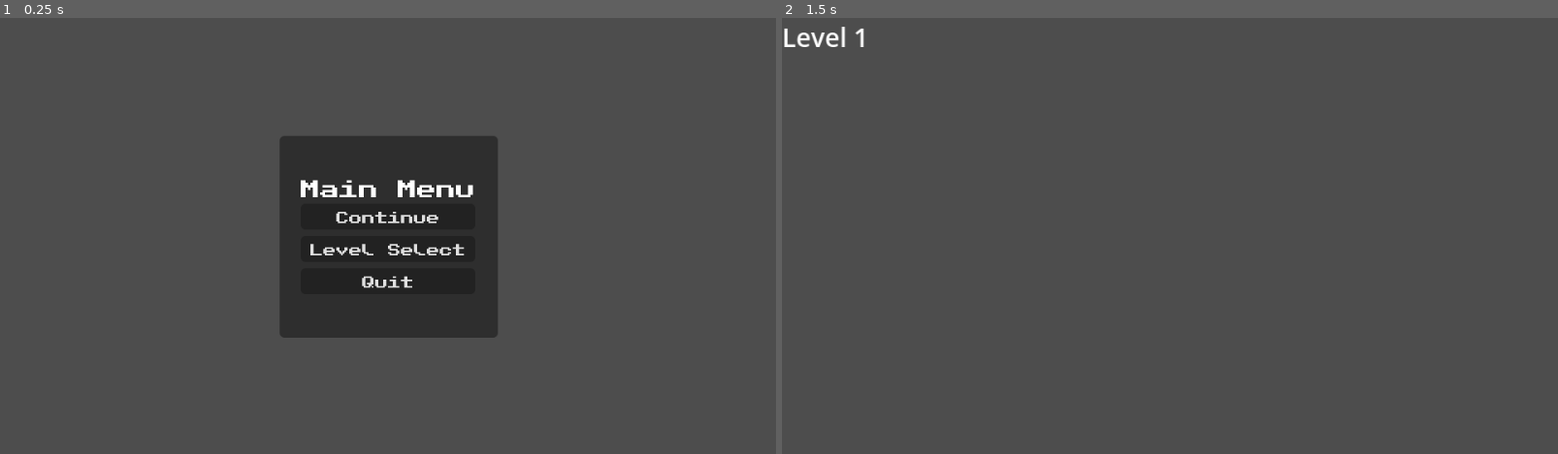
Above: before the commit, frames 1-2 (left to right).
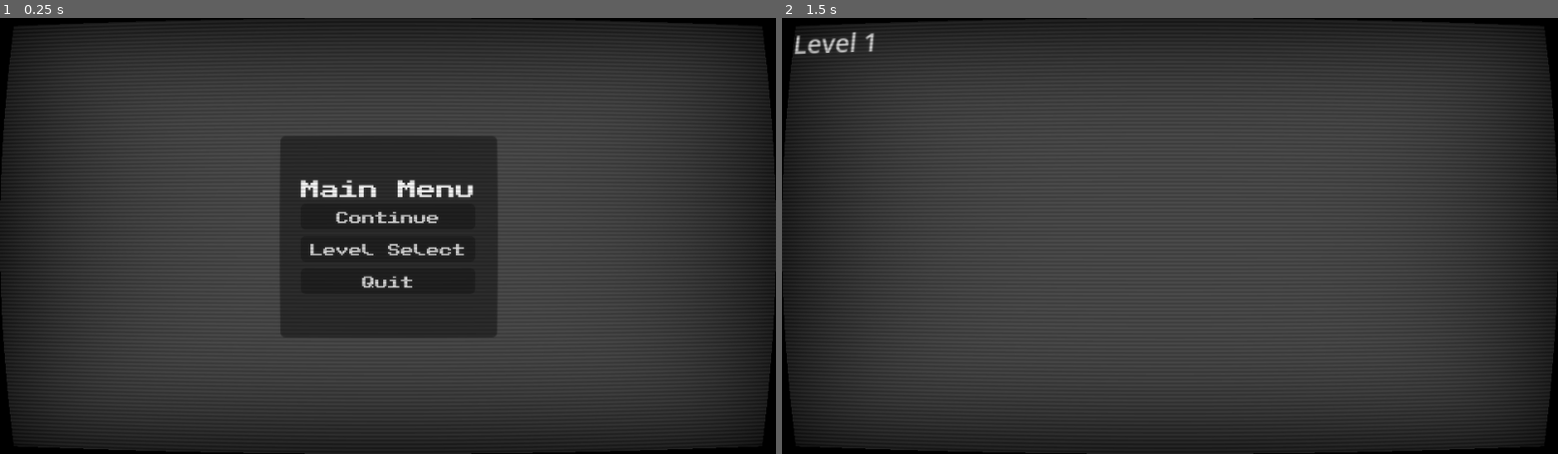
Above: after the commit, the same moments.

Repository: callumrann/gmtk-jam
Game: Godot game, scene res://scenes/main.tscn
Two runs of this game, one before a commit and one after it. Both use one fixed random seed, a clock stepped at 60 frames per second and the inputs below.
Inputs (mouse positions are in pixels of both pictures, inside the frame that each line leads up to):
- Up to frame 1 (0.25 s): no input
- Up to frame 2 (1.5 s): click "Continue" at 0.5 s; tap Enter at 1.25 s; move the mouse to (1340, 214) at 1.27 s

The runs differ from the first frame. In frame 1, 41% of the frame differs, in the area x 0-100%, y 0-100%; in frame 2, 41%.

Commit message:
feat: add crt effect

Diff:
--- /dev/null
+++ b/assets/shaders/crt.gdshader
@@ -0,0 +1,20 @@
+shader_type canvas_item;
+render_mode unshaded, skip_vertex_transform;
+
+const float curvature = 5.0;
+const float vignette_multiplier = 0.5;
+
+uniform sampler2D screen_texture: hint_screen_texture, filter_linear_mipmap;
+
+void fragment() {
+	vec2 centered_uv = SCREEN_UV * 2.0 - 1.0;
+	vec2 uv_offset = centered_uv.yx / curvature;
+	vec2 warped_uv = centered_uv + centered_uv * uv_offset * uv_offset;
+	vec3 cutoff = vec3(step(abs(warped_uv.x), 1.0) * step(abs(warped_uv.y), 1.0));
+	vec3 scanlines = vec3(sin(2.0 * warped_uv.y * 180.0) * 0.1 + 0.9);
+	vec3 vignette = vec3(length(pow(abs(centered_uv), vec2(4.0)) / 3.0));
+
+	vec3 screen_color = textureLod(screen_texture, (warped_uv + 1.0) / 2.0, 0.2).rgb * cutoff * scanlines;
+	screen_color -= vignette * vignette_multiplier;
+	COLOR = vec4(screen_color, 1.0);
+}
--- a/project.godot
+++ b/project.godot
@@ -39,6 +39,26 @@
 "events": [Object(InputEventKey,"resource_local_to_scene":false,"resource_name":"","device":-1,"window_id":0,"alt_press …(195 unchanged characters)…
 ]
 }
+move_up={
+"deadzone": 0.2,
+"events": [Object(InputEventKey,"resource_local_to_scene":false,"resource_name":"","device":-1,"window_id":0,"alt_pressed":false,"shift_pressed":false,"ctrl_pressed":false,"meta_pressed":false,"pressed":false,"keycode":0,"physical_keycode":87,"key_label":0,"unicode":119,"location":0,"echo":false,"script":null)
+]
+}
+move_down={
+"deadzone": 0.2,
+"events": [Object(InputEventKey,"resource_local_to_scene":false,"resource_name":"","device":-1,"window_id":0,"alt_pressed":false,"shift_pressed":false,"ctrl_pressed":false,"meta_pressed":false,"pressed":false,"keycode":0,"physical_keycode":83,"key_label":0,"unicode":115,"location":0,"echo":false,"script":null)
+]
+}
+move_left={
+"deadzone": 0.2,
+"events": [Object(InputEventKey,"resource_local_to_scene":false,"resource_name":"","device":-1,"window_id":0,"alt_pressed":false,"shift_pressed":false,"ctrl_pressed":false,"meta_pressed":false,"pressed":false,"keycode":0,"physical_keycode":65,"key_label":0,"unicode":97,"location":0,"echo":false,"script":null)
+]
+}
+move_right={
+"deadzone": 0.2,
+"events": [Object(InputEventKey,"resource_local_to_scene":false,"resource_name":"","device":-1,"window_id":0,"alt_pressed":false,"shift_pressed":false,"ctrl_pressed":false,"meta_pressed":false,"pressed":false,"keycode":0,"physical_keycode":68,"key_label":0,"unicode":100,"location":0,"echo":false,"script":null)
+]
+}
 
 [physics]
 
@@ -46,6 +66,9 @@
 
 [rendering]
 
+textures/canvas_textures/default_texture_filter=0
 rendering_device/driver.windows="d3d12"
 renderer/rendering_method="gl_compatibility"
 renderer/rendering_method.mobile="gl_compatibility"
+2d/snap/snap_2d_transforms_to_pixel=true
+2d/snap/snap_2d_vertices_to_pixel=true
--- a/scenes/main.tscn
+++ b/scenes/main.tscn
@@ -1,6 +1,14 @@
 [gd_scene format=3 uid="uid://8u2ha1p75tns"]
 
 [ext_resource type="Script" uid="uid://blfpidw8xvk3e" path="res://scripts/main.gd" id="1_o5qli"]
+[ext_resource type="Shader" uid="uid://cupsbn528lsv3" path="res://assets/shaders/crt.gdshader" id="2_0wfyh"]
+
+[sub_resource type="ShaderMaterial" id="ShaderMaterial_0wfyh"]
+shader = ExtResource("2_0wfyh")
+
+[sub_resource type="QuadMesh" id="QuadMesh_o5qli"]
+size = Vector2(960, 540)
+center_offset = Vector3(480, 270, 0)
 
 [node name="Main" type="Node2D" unique_id=485929088]
 script = ExtResource("1_o5qli")
@@ -23,3 +31,9 @@
 size_2d_override = Vector2i(480, 270)
 size_2d_override_stretch = true
 render_target_update_mode = 4
+
+[node name="CRT" type="CanvasLayer" parent="." unique_id=1584056119]
+
+[node name="MeshInstance2D" type="MeshInstance2D" parent="CRT" unique_id=1115838957]
+material = SubResource("ShaderMaterial_0wfyh")
+mesh = SubResource("QuadMesh_o5qli")
Not shown, added: assets/shaders/crt.gdshader.uid
